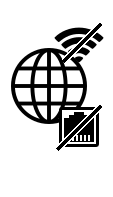
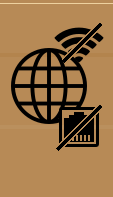
Before/after of a (113, 197) layered artwork. What changed in the layer stack:
renamed "blue" to "ochre", showed the group it (2 layers) over [0, 0, 113, 197]
